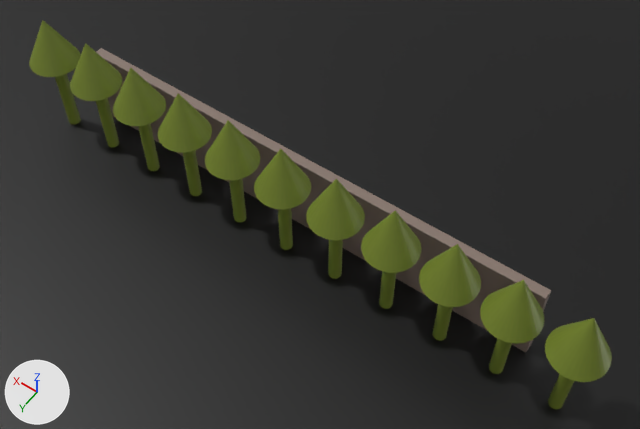
The glTF model mainModel.glb: old version first, new version second.
Before and after are seen from a 50 mm lens placed at (-7.46, 9.67, 14.74), pointed at (-0.92, 0.51, 0.35). The axes (+X, +Y, +Z) are drawn at lower left. The lights are the same throughout. Where no turn or scale is listed for an object, it has been applied to the vertices. Vertices at the same position are counted once.

Script lines for the objects in view, before the commit:
```python
mat_材质 = principled_material('材质')
mat_材质.base_color = (0.188, 0.246, 0.0283)  # green #78882f
me_平面 = bpy.data.meshes.new('平面')
me_平面.from_pydata([(-61.5, -61.5, 0.0), (61.5, -61.5, 0.0), (-61.5, 61.5, 0.0), (61.5, 61.5, 0.0)], [], [(0, 1, 3), (0, 3, 2)])
me_平面.materials.append(mat_材质_002)  # black #000000
me_柱体 = bpy.data.meshes.new('柱体')
me_柱体.from_pydata(...)  # 1067 vertices, 2046 faces; spans x -0.57..13.5, y -0.56..0.59, z -1.0..2.12
me_柱体.materials.append(mat_材质)  # green #78882f
me_立方体 = bpy.data.meshes.new('立方体')
me_立方体.from_pydata(...)  # a box spanning x -5.71..5.71, y -0.11..0.11, z -1.0..1.0
me_立方体.materials.append(mat_材质_001)  # brown #86756c
ob_平面 = bpy.data.objects.new('平面', me_平面)
ob_平面.location = (0.0, 0.0, -1.0)
ob_树木1 = bpy.data.objects.new('树木1', me_柱体)
ob_树木1.location = (-6.68, 0.79, 0.06)
ob_立方体 = bpy.data.objects.new('立方体', me_立方体)
ob_立方体.location = (0.0, 0.0, 0.0)
```
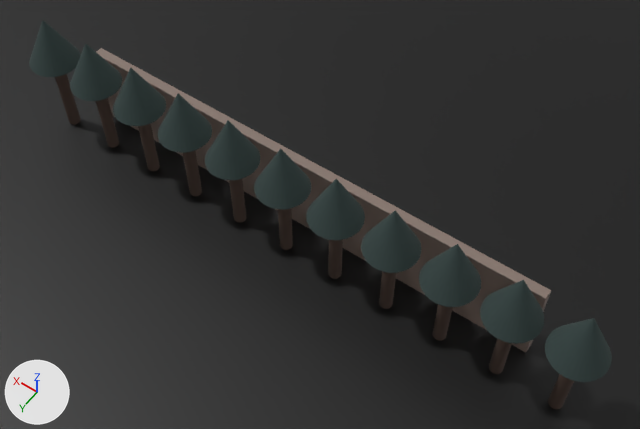
What changed in the scene script:
```text
Change mat_材质:
    mat_材质.base_color: (0.188, 0.246, 0.0283) -> (0.0376, 0.0617, 0.0584)  # green #78882f -> dark cyan #374644
Add mat_材质_003:
    mat_材质_003 = principled_material('材质.003')
    mat_材质_003.base_color = (0.0767, 0.0465, 0.0346)  # brown #4e3d34
    mat_材质_003.roughness = 0.912
Change me_柱体:
    where me_柱体.from_pydata(...)  # 1067 vertices, 2046 faces; spans x -0.57..13.5, y -0.56..0.59, z -1.0..2.12
    used by ob_树木1; location = (-6.68, 0.79, 0.06)
    me_柱体 part 1: 1364 faces spanning x -0.14..13.07, y -0.14..0.14, z -1.0..1.0 switch from mat_材质 (green #78882f) to mat_材质_003 (brown #4e3d34)
```

Changed parts and their boxes [x1, y1, x2, y2] in the pictures (640 x 429 px):
'树木1', recoloured, surface changed
    both: [29, 20, 612, 409]
part 1 of me_柱体, recoloured
    both: [55, 74, 574, 409]
